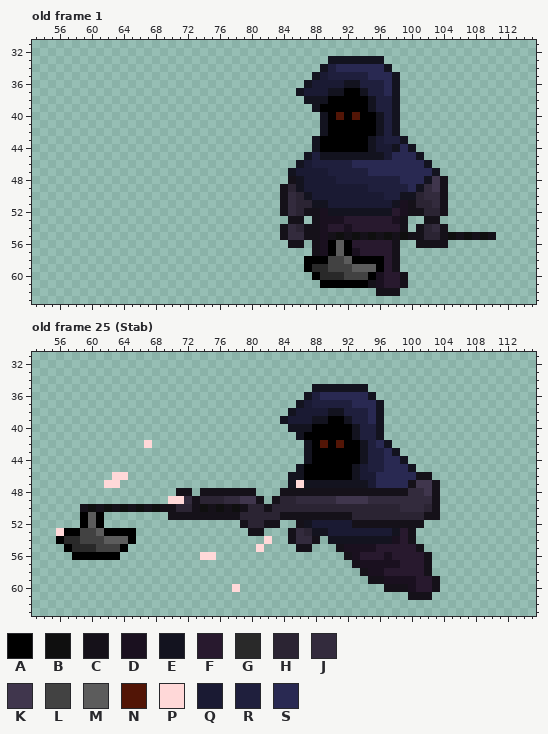
One commit to this pixel-art file: Assets/Aseprite Files/Ghost.aseprite. The first picture shows the starting point.
128x64 pixels, 118 frames. Colours within 5 levels of each other are drawn and written as one. Shown: old frame 1: x 53..115, y 31..63; old frame 25 (Stab): x 53..115, y 31..63. The commit also changed other frames, which this record leaves out.
Visible layers, top first: "Fire" opacity 66%, "Energy", "Front arm 2", "Head", "Front Arm", "Body", "Back Arm".
Palette (. is transparent): A #000000  B #0f0f0f  C #151119  D #1a101f  E #13131f  F #28192e  G #292929  H #2b2433  J #332b3d  K #40364d  L #424242  M #5c5c5c  N #521506  P #ffd8d8  Q #1a1a33  R #1f1f3d  S #292952
Pixels before, old frame 1, first column x 84:
33 ......EEEEEEE..............
34 .....ERSSSSSSE.............
35 ....EQRRRRRSSSE............
36 ...EQQQQEERRRSE............
37 ..EQQQEEAAERRSE............
38 ...EEEAAAAAERRE............
39 ....EAAAAAAERRE............
40 .....EANANAAERE............
41 .....EAAAAAAERE............
42 .....EAAAAAAERE............
43 ....EAAAAAAEQRRE...........
44 ....EAAAAAAEQQESE..........
45 ...EREEEEEEEEQSSSE.........
46 ..EQRRRRRSSSSSSSSSE........
47 .EQQQQRRRRRSSSSSSSSE.......
48 .CEQQQQRRRRRRRRSSSEKC......
49 CHEQQQQQQQQRRRRRSEJKC......
50 CJHEQQQQQQQQQRREEHJJC......
51 CJHHEEQQQQQQQQEDCHHJC......
52 CJHCCDEEEEEEEEFDCCHHC......
53 .CC.CDDDFFFFFFDC..CC.......
54 CJHCCDFFDFFFFFFC.CHJC......
55 CJJCCDCBCBCBCBCBCCHHCBCBCBC
56 .CC.CDAMAFFFFFC..CCCC......
57 ....CDAMADFFFFC............
58 ...AAALLMAAAAFC............
59 ...AGGLLLMMMAFC............
60 ....AGGGLLLADFFC...........
61 .....AAAAAACDFFC...........
62 ............CCC............
Pixels before, old frame 25 (Stab), first column x 56:
35 ................................EEEEEEE.........
36 ...............................ERSSSSSSE........
37 ..............................EQRRRRRSSSE.......
38 .............................EQQQQEERRRSE.......
39 ............................EQQQEEAAERRSE.......
40 .............................EEEAAAAAERRE.......
41 ..............................EAAAAAAERRE.......
42 ...........P...................EANANAAERSE......
43 ...............................EAAAAAAERRSE.....
44 ...............................EAAAAAAERRSSE....
45 ..............................EAAAAAAEQRRSSSE...
46 .......PP....................EEAAAAAAEQQSSSSSCC.
47 ......PP.....................EPEEEEEEEEQSSSSCKKC
48 ...............CC.CCCCCCC...CCCCCCCCCCCCCCCCJJKC
49 ..............PPJCHHHJJKKC.CHHJJJJJKKKKJJJJJJJJC
50 ...CBCBCBCBCBCCHHCBCBCBCHHCHHHHHHHHHHHHHHHHJJJHC
51 ...AMA........CCCCCCCCCHHHHHCCCCCCCCCHHHHHHHHHCC
52 ...AMA.................CHHCC..CEQQQQQCCCCCCCCC..
53 PAALLMAAAA..............CC...CJHEEQQQQQQQQEFC...
54 AGGLLLMMMA................P..CJJC.EEEEEEEEDFC...
55 .AGGGLLLA................P....CC...CDDDDFFFFFC..
56 ..AAAAAA..........PP................CDFFFDFFFFC.
57 .....................................CDDDDDFFFC.
58 ......................................CDDFFFFFC.
59 .......................................CCDDDDFFC
60 ......................P..................CCCDFFC
61 ............................................CCC.
Once edited:
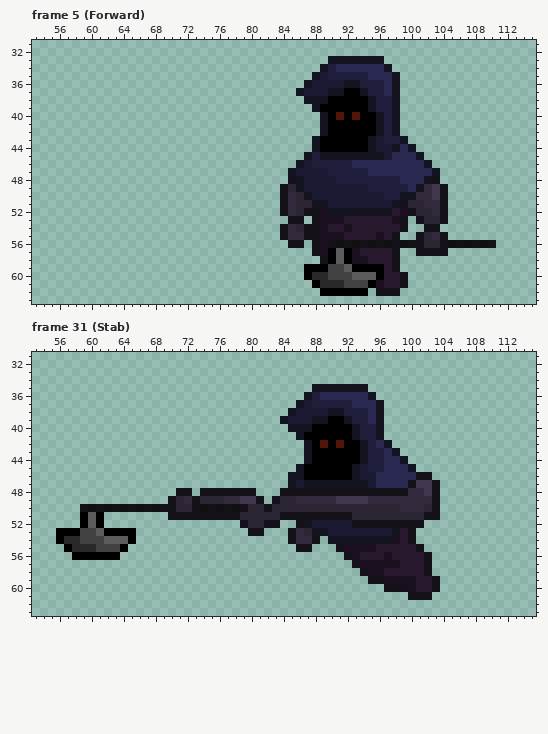
A new or re-ordered frame is compared with the old frame closest to it.
The edit:
frames 118 -> 127
Frame 5 (Forward) is new; against old frame 1, layer "Front Arm":
Colour A now appears in row 60 at x 87; in row 61 at x 88; in row 62 at x 89 to 94.
The author changed colour C to colour A in row 61 at x 95.
The author changed colour D to colour A in row 60 at x 96.
The author changed colour G to colour A in row 59 at x 88 to 89.
The author changed colour L to colour A in row 58 at x 90.
The author changed colour M to colour A in row 58 at x 92; in row 59 at x 93 to 95.
Colour B now appears in row 56 at x 99, 105, 107 and 109.
The author changed colour F to colour B in row 56 at x 93, 95 and 97.
The author changed colour M to colour B in row 56 at x 91.
Colour C now appears in row 53 at x 101 and 104; in row 56 at x 100, 106, 108 and 110; in row 57 at x 101 to 104.
The author changed colour A to colour C in row 56 at x 90 and 92; in row 58 at x 89.
The author changed colour D to colour C in row 51 at x 99.
The author changed colour F to colour C in row 56 at x 94 and 96.
The author changed colour H to colour C in row 54 at x 102.
The author changed colour J to colour C in row 54 at x 103.
The author changed colour K to colour C in row 48 at x 103.
The author changed colour A to colour D in row 58 at x 93 to 94.
The author changed colour B to colour D in row 55 at x 91.
The author changed colour C to colour D in row 55 at x 90 and 96.
The author changed colour A to colour F in row 58 at x 95 to 96.
The author changed colour B to colour F in row 55 at x 93, 95 and 97.
The author changed colour C to colour F in row 55 at x 92 and 94.
The author changed colour A to colour G in row 60 at x 88; in row 61 at x 89 to 91.
The author changed colour C to colour H in row 51 at x 100; in row 52 at x 101; in row 53 at x 102 to 103; in row 56 at x 102 to 103.
The author changed colour H to colour J in row 50 at x 101; in row 51 at x 102; in row 52 at x 103; in row 55 at x 103.
The author changed colour J to colour K in row 50 at x 103.
The author changed colour A to colour L in row 61 at x 92 to 94.
The author changed colour G to colour L in row 60 at x 90 to 91.
The author changed colour A to colour M in row 60 at x 95.
The author changed colour L to colour M in row 58 at x 91; in row 59 at x 92; in row 60 at x 93 to 94.
Colour A is gone in row 58 at x 87 to 88.
Colour B is gone in row 55 at x 99, 105, 107 and 109.
Colour C is gone in row 48 at x 104; in row 54 at x 101 and 104; in row 55 at x 100, 106, 108 and 110.
Frame 31 (Stab) against old frame 25 (Stab), layer "Energy":
The author changed colour P to colour A in row 53 at x 56.
The author changed colour P to colour C in row 49 at x 70.
The author changed colour P to colour H in row 49 at x 71.
The author changed colour P to colour Q in row 47 at x 86.
Colour P is gone in row 42 at x 67; in row 46 at x 63 to 64; in row 47 at x 62 to 63; in row 54 at x 82; in row 55 at x 81; in row 56 at x 74 to 75.
Colour P is gone in row 60 at x 78.
Where, in picture pixels (left, top, right, bottom), the same in both pictures:
changed: (304, 176, 496, 296)
erased: (144, 440, 152, 448)
erased: (104, 472, 128, 488)
changed: (296, 480, 304, 488)
changed: (168, 496, 184, 504)
changed: (56, 528, 64, 536)
erased: (200, 536, 272, 592)
